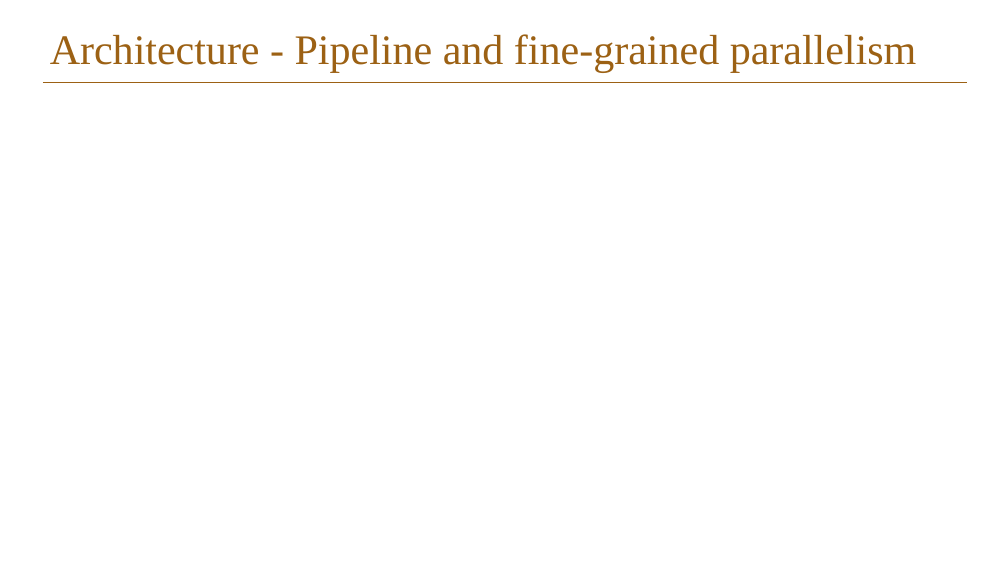
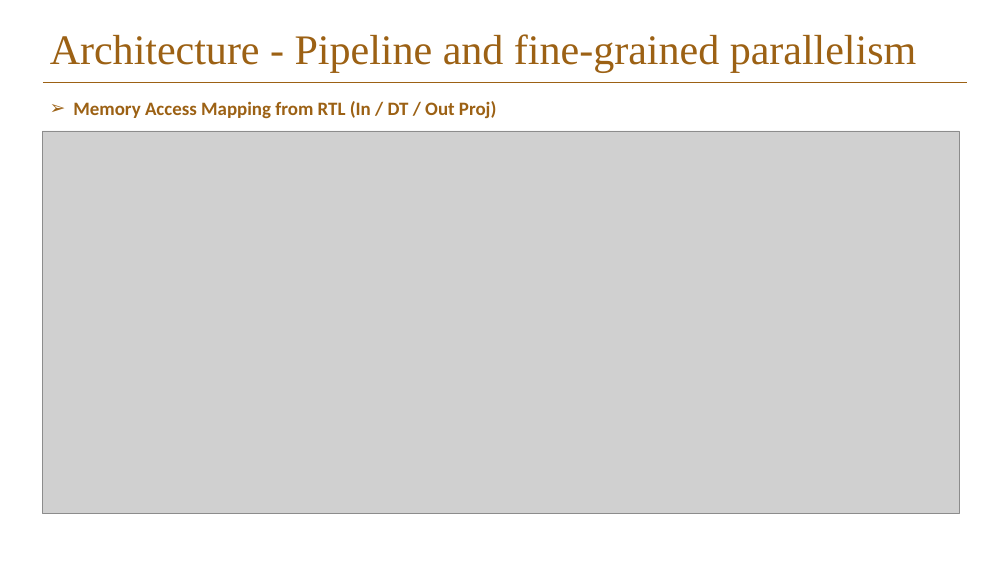
Before and after one commit to Elison-debug/Cmamba_reconstruct, a slide deck: slide 7 of docx/presentation/thesis/ppt/final_pre.pptx (slide 6 before the commit). Drawn at 1008x566 pixels with LibreOffice and Linux fonts; fonts in the diff are those of the drawing; grey boxes stand for pictures; background and template pictures are left out. Boxes give left, top, right and bottom in pixels: in the first picture for what was removed or moved away, otherwise in the second. Text is boxed around its words. In the diff, an @@ line names an element or a change of style, - is before the commit and + after.

Commit message:
update ppt2

```diff
--- a/docx/presentation/thesis/ppt/final_pre.pptx
+++ b/docx/presentation/thesis/ppt/final_pre.pptx
@@ text added at [73,101,496,119], 18 pt, text #9C6114, bold @@
+➢ Memory Access Mapping from RTL (In / DT / Out Proj)
@@ picture added at [42,131,959,513] @@
```
Also in this commit, not shown: 2 other slides changed, 2 slides added, 1 other file.
